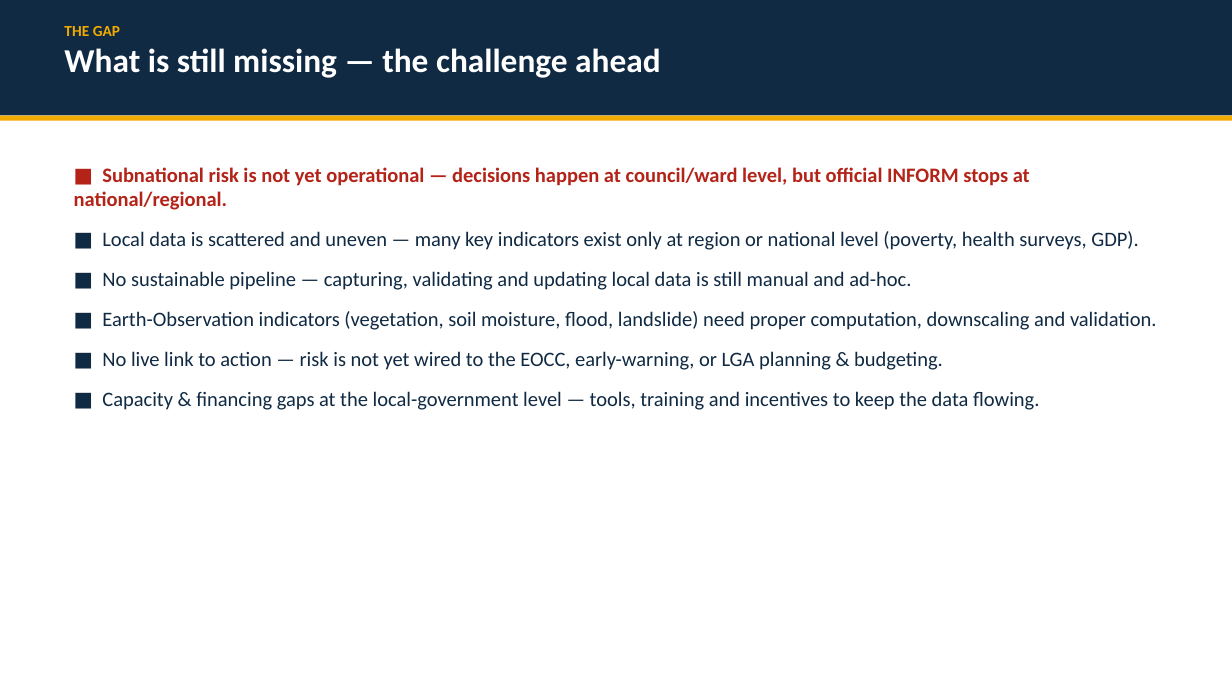
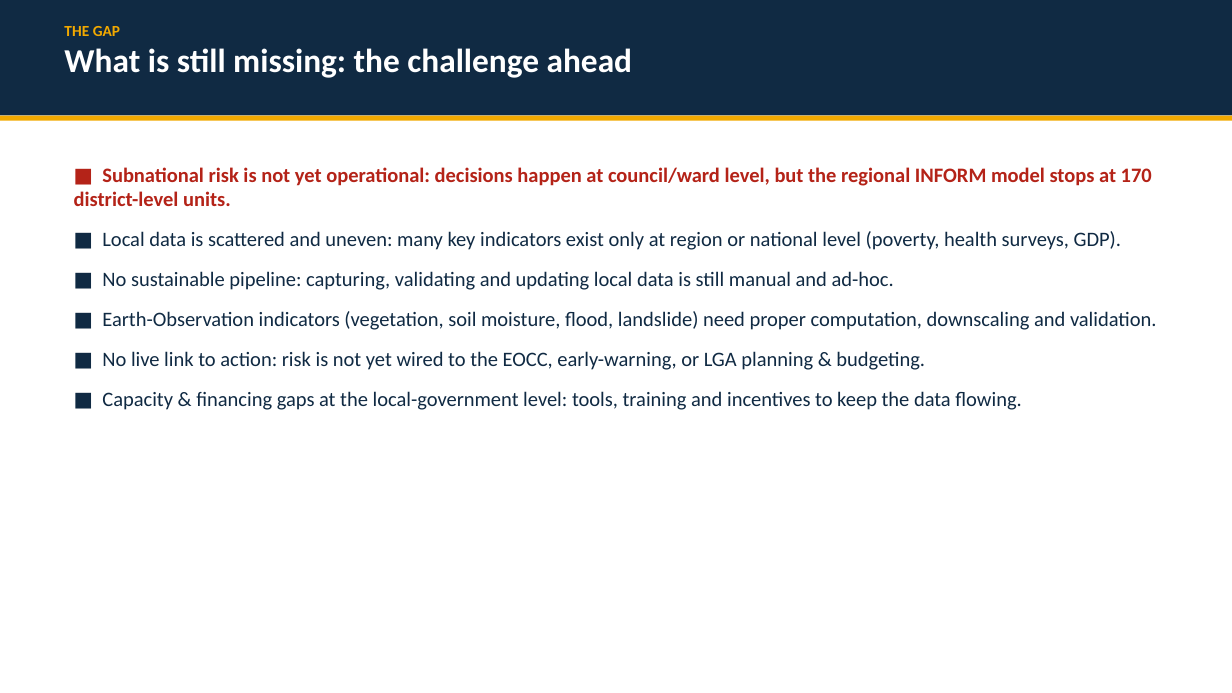
Before and after one commit to masuby/model, a slide deck: slide 11 of docs/INFORM_Tanzania_Subnational_Risk.pptx. Drawn at 1232x693 pixels with LibreOffice and Linux fonts; fonts in the diff are those of the drawing. Boxes give left, top, right and bottom in pixels: in the first picture for what was removed or moved away, otherwise in the second. Text is boxed around its words. In the diff, an @@ line names an element or a change of style, - is before the commit and + after.

```diff
--- a/docs/INFORM_Tanzania_Subnational_Risk.pptx
+++ b/docs/INFORM_Tanzania_Subnational_Risk.pptx
@@ text at (64,48,632,78): text changed @@
-What is still missing — the challenge ahead
+What is still missing: the challenge ahead
@@ text at (74,167,1152,290): text changed @@
-■ Subnational risk is not yet operational — decisions happen at council/ward level, but official INFORM stops at national/regional.
-■ Local data is scattered and uneven — many key indicators exist only at region or national level (poverty, health surveys, GDP).
-■ No sustainable pipeline — capturing, validating and updating local data is still manual and ad-hoc.
+■ Subnational risk is not yet operational: decisions happen at council/ward level, but the regional INFORM model stops at 170 district-level units.
+■ Local data is scattered and uneven: many key indicators exist only at region or national level (poverty, health surveys, GDP).
+■ No sustainable pipeline: capturing, validating and updating local data is still manual and ad-hoc.
@@ text at (102,351,1021,410): text changed @@
-■ No live link to action — risk is not yet wired to the EOCC, early-warning, or LGA planning & budgeting.
-■ Capacity & financing gaps at the local-government level — tools, training and incentives to keep the data flowing.
+■ No live link to action: risk is not yet wired to the EOCC, early-warning, or LGA planning & budgeting.
+■ Capacity & financing gaps at the local-government level: tools, training and incentives to keep the data flowing.
```
Also in this commit, not shown: 11 other slides changed, 55 other files.
